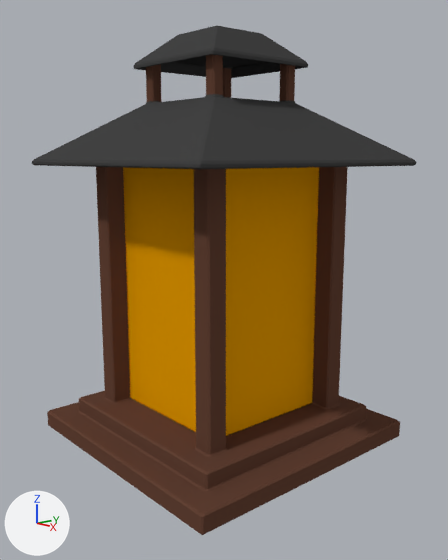
Before and after pictures for a commit that changed the Blender file 3D Assets/lantern.blend.
One viewpoint serves both versions: a camera (50 mm lens) standing at (9.11, -7.82, 5.06) and looking at (0.15, -0.03, 2.71). Arrows for +X, +Y and +Z are at lower left; the lights stay in place.

Objects in the first picture: '0_lantern'.
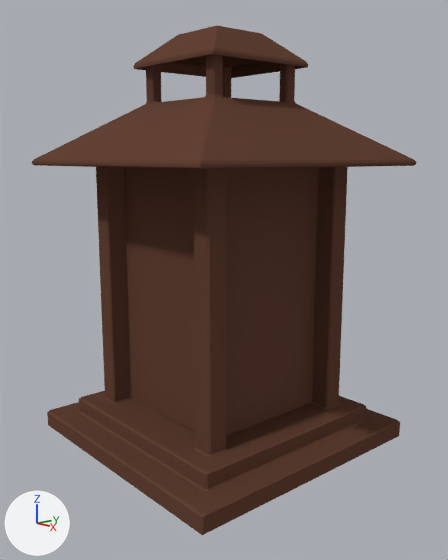
What differs and where, as boxes [x1, y1, x2, y2] in the pictures (448 x 560 px):
part 1 of me_cube, recoloured: [123, 167, 319, 436] in both
part 2 of me_cube, recoloured (black to brown): [32, 25, 416, 169] in both

Patch to the scene script:
```diff
--- a/3D Assets/lantern.blend.py
+++ b/3D Assets/lantern.blend.py
@@ me_cube @@
 me_cube.from_pydata(...)  # 560 vertices, 558 faces; spans x -2.59..2.59, y -2.59..2.59, z -0.51..7.26
 # used by ob_0_lantern; location = (0.0, 0.0, 0.0)
+# me_cube part 1: all 4 faces that had it switch from mat_0_light (orange #e79c00) to mat_0_wood (brown #634335)
+# me_cube part 2: all 388 faces that had it switch from mat_0_metal (black #434343) to mat_0_wood (brown #634335)
```
